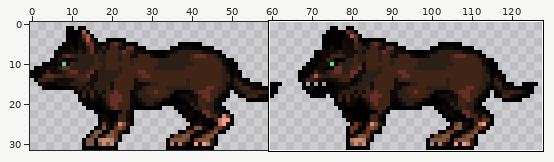
Two states of a sprite sheet, assets/sprites/entity/wolf/idle.png. Above: a wide view before the commit, with the close-up outlined.
Close-up. First the earlier version:
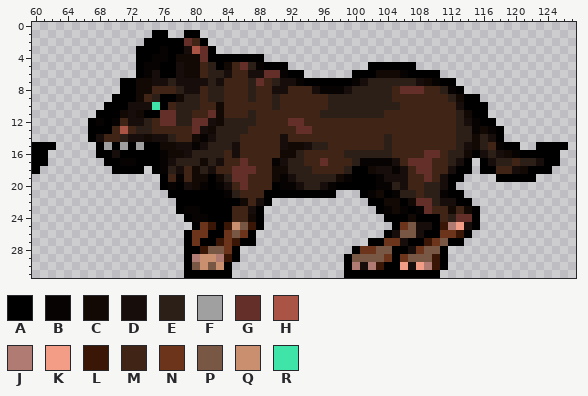
The file is 128x32 pixels. Colours within 5 levels of each other are drawn and written as one. Shown: x 60..127, y 0..31. The commit also changed other parts of the picture, which this record leaves out.
Palette (. is transparent): A #000000  B #070302  C #120905  D #170e0b  E #2b1f17  F #a0a0a0  G #652f29  H #a95445  J #b07b73  K #f39d87  L #3a1606  M #402416  N #6d341c  P #785745  Q #ca8f6f  R #3fe4a9
Pixels before, first column x 60:
 1 ...............AA..AA..............................................
 2 ..............AAAAAGMA.............................................
 3 .............AAABAADHGA............................................
 4 .............AABBACCCGAAAAAAA......................................
 5 .............ABBAADCCMEACMGEBAAA..........AAAAAA...................
 6 .............ABDAADCCMEEDMMDDGGBAA......AAACCCBAAAA................
 7 ...........AACCDDEDDDDEDMMMEGMEDDBAAAAAABDEEEEEEDCBAA..............
 8 ...........AACCMMMEDDMEEMMMEMMDDMMMDBBBDEEEEEMGGGMMEBA.............
 9 ..........AAACMEAACEEMEEMMMEMMEMMMMMMEEEEEEEEMMMMMMMECAA...........
10 .........AAADDDRAMEEEMMCMMMMMMEMMMMMMEEEEEEEEEMMMMMMMDAAA..........
11 ........AAACDCAAGGEEMMGCMMMEMMMMMMMMEEEEEEEEMMMMMMMMMECAA..........
12 .......ABABMDDEMGGEEGGDCEEEEMMMMGGMMMMMMMMMMMMMMMMMMMEDBAA.........
13 .......AAAMHMEEMMMMMGDCEEEEMMMMMMGGMMMMMMMMMMMMMMMMMMEEBCBA........
14 .......ADMMEDDCDDEMMCBDEEEMMMMMDMMMMMMMMMMMMEMMMMMMMMEECEDA........
15 AAA.....AFAFAFAACCDDBDEEEDMMMMMDCCDEEMMMMMMMEMMMMMMMMEDCEMBAA..AAAA
16 AA......AADAAAAABCCDEEEEMDMMMMMCCEMMMMMEEEEEEMMMMGGMEECADEDCBAAAAA.
17 AA.......AABBAAABDEEECEDMMGMMMBDEEMMGMMMEBBBBDMGGGMMEDA.ADEEMEEDAA.
18 A.........AAAA.ABEDMCEDMMGGGMMCCEEEMMMMEAACDDBDMGGMMDAA.AAMMDCAAA..
19 ................AMBMCCACEGGMMMCBDEEEEECBAAABDDDMMGMDAA....AAAAA....
20 ................ABADCBABDMGMMMABBDEEDBAAAAABBEDMMEEDA..............
21 .................AAAAAAABEMMMAAAAAAAAA...ABCABEEMEEBAA.............
22 ..................AAAAAAAACMDA............AACCACGGEDDAA............
23 ..................ABBAAAAMMDA..............ABCBABGMMCMCA...........
24 ...................ABBAAAMMCA...............AAACAAAMEGGA...........
25 ....................ANLALQPLA................ANPDDALJKDA...........
26 ...................ANNAANPNA................ADPPDAANNLA............
27 ...................ANAALNLAA..............AANNDAALNPAA.............
28 ...................AALPPNA..............ANNPPAADNPPA...............
29 ...................AJQQJLA.............APPPPNANPPPLA...............
30 ...................APQPQA..............AJDJLAAKDKJLA...............
31 ...................AAAAAA..............AAAAAAAAAAAA................
Once edited:
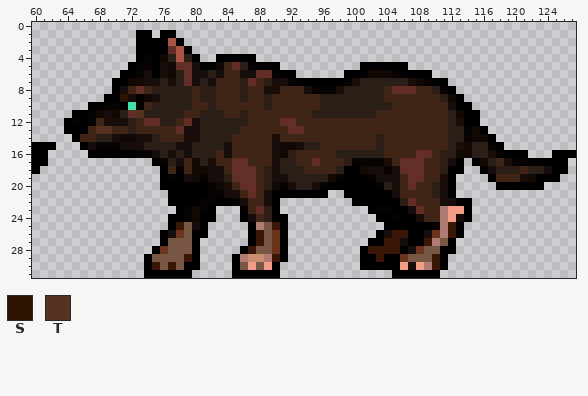
Colours new in this view: S #2d1300  T #563321
Difference:
Changed rows in their new state; - is an unchanged pixel.
first column x 64:
 1 ---------AA.-A-..-----------------------------------------------
 2 ---------A---H-...----------------------------------------------
 3 ------------AGHA...---------------------------------------------
 4 ----------BACEHEA..-----.---------------------------------------
 5 --------AB-ADCGGDAACMGEBA--.---------A-----.--------------------
 6 -------AABDADCEGDD-DM-D-G-BA-.-----A--C--BA---.-----------------
 7 ------A-C-D-EDEG-EDM--EGMED-BA-----BDE-----DCBA-.---------------
 8 ------ADMGMEEE-EME-M--EM-D-M--DB--DE----MG--M-EBA.--------------
 9 -----A-SDACDEEE-ME-M--EM-EM-----E-------M------ECA..------------
10 ---AABB-RAMEEE--M-EM-----EM-----E--------M------DA-..-----------
11 -AABCDCEGTEEEE-M-EEE--EM-------E-------M--------ECA-.-----------
12 ABABMDDDEMGGEEMGDEEE---M---G-M------------------EDAA..----------
13 AAAMTT-MEMM---GDDEE---M-----G-M-----------------E-BCA..---------
14 -AMMEEDCC-DEMM-DDEE--M----DM-----------EM-------E-B-CA.---------
15 --ADBBBDDDEEEE--EE--DM----DC-DE-M------EM-------EDCE-BA..--....-
16 ---A--A--BBDEDE----MDM----D-EM----E-----M---G-ME-C-EEDBAA-...-AA
17 -----......--EDMCEDM-G----DE-M-GM--EB---DMG--M-EDA.ACEMDBBAA--A-
18 ------....-.AMB--C-D-----EDE--M---EA-CD-BDGG-M-EA-.--DEEEMEEDAA-
19 -------------BAD-BDD---G-EDDE----CBA--BD--MGGM---.---AMMMDCAAA--
20 -------------A-AAABC---G-EC-DE-DBA------EDMG-M--------AAAAAA----
21 ------------------BBDD-G-D-------.-AA-AA-DMM-M-D-.--------------
22 -------------A---BB--BD-MDA---------AA--AAEGMMM-----------------
23 ----------------CB-...AMGEA-----------AB-AADGM-JKKA.------------
24 -------------AABCA-...ADMEAA-----------A-B-ADMMJKDA.------------
25 -------------ALPDA.....AJPLA------------A-AAAABJLA..------------
26 ------------ADNPAA.....-LPNA-----------ADLLAADNJLA.-------------
27 ------------APPPA......-LPNA------------LL----J--.--------------
28 -----------ANPPP-.....ALPPNA--------.ALLLL------A---------------
29 ----------APPPPLA....-JQQJLA-------..AALA-----------------------
30 ----------ALPLP-A....APKPKA--------..AAA------------------------
31 ----------AAAAA-.....AAAAAA--------......-----------------------
